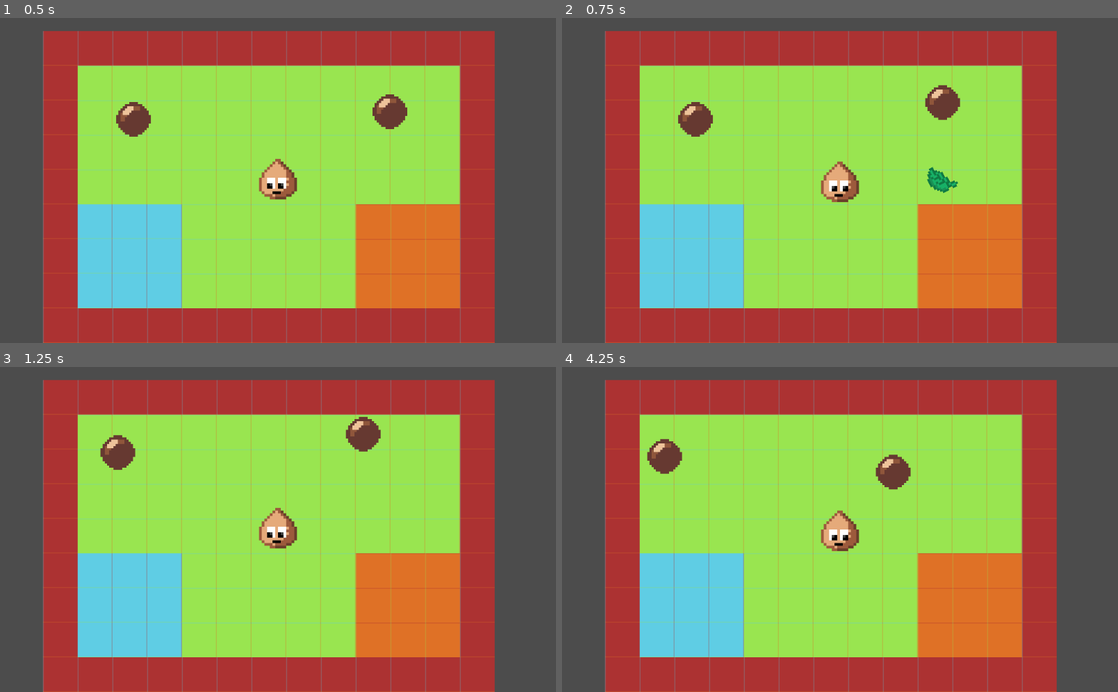
Above: before the commit, frames 1-4 (two rows, left to right).
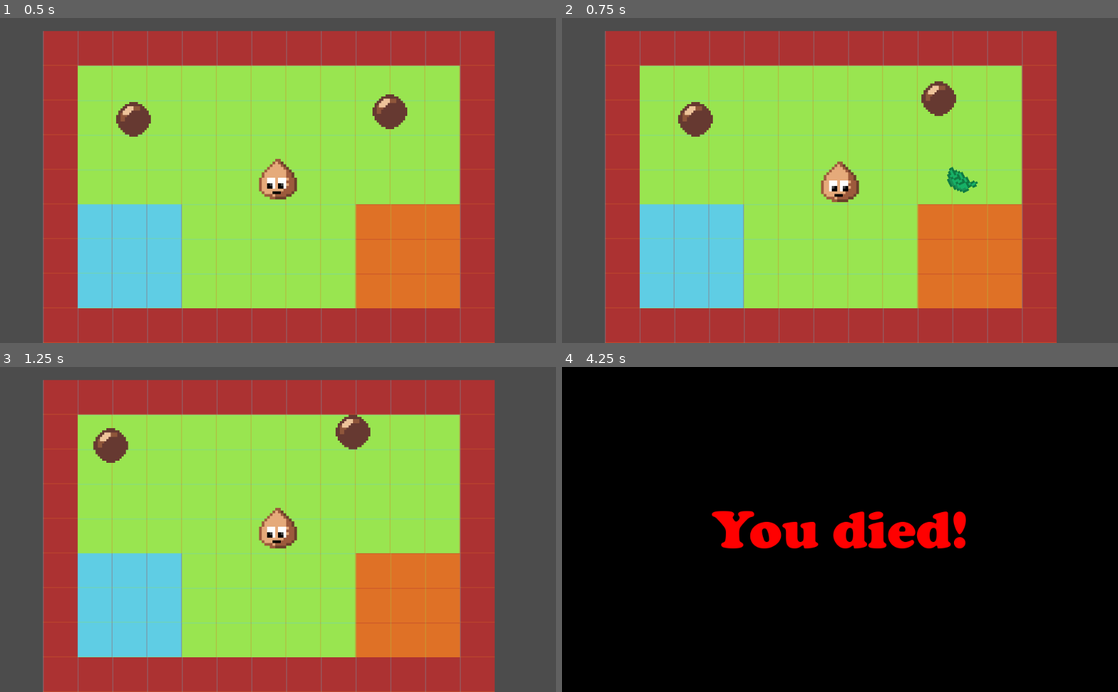
Above: after the commit, the same moments.

Repository: NicoheroesDX/growup
Game: Godot game, scene res://src/Main.tscn
The game is run twice, just before and just after one commit, with the same random seed, the same clock (stepped at 60 frames per second) and the same inputs.
Inputs:
- Up to frame 1 (0.5 s): no input
- Up to frame 2 (0.75 s): hold Right (growup_shoot_right) from 0.53 s (still down)
- Up to frame 3 (1.25 s): keep holding Right (growup_shoot_right)
- Up to frame 4 (4.25 s): release Right (growup_shoot_right) at 1.28 s; hold Down (growup_shoot_down) 1.28-2.03 s; hold Right (growup_shoot_right) 2.03-2.78 s; hold Down (growup_shoot_down) 2.78-3.53 s; hold Left (growup_shoot_left) from 3.53 s (still down)

Frame 1 is identical in both runs. In frame 2, 0.8% of the frame differs, in the area x 64-75%, y 19-54%; in frame 3, 1.0%; in frame 4, 100%, in the area x 0-100%, y 0-100%.

Commit message:
Added GameOver screen

Diff:
--- a/project.godot
+++ b/project.godot
@@ -13,9 +13,15 @@
 "class": "Actor",
 "language": "GDScript",
 "path": "res://src/actors/Actor.gd"
+}, {
+"base": "Node2D",
+"class": "GameOverScreen",
+"language": "GDScript",
+"path": "res://src/transitions/GameOver.gd"
 } ]
 _global_script_class_icons={
-"Actor": ""
+"Actor": "",
+"GameOverScreen": ""
 }
 
 [application]
--- a/src/Main.tscn
+++ b/src/Main.tscn
@@ -10,6 +10,6 @@
 
 [node name="PlayerVariables" parent="." instance=ExtResource( 3 )]
 
-[node name="Main" parent="." instance=ExtResource( 3 )]
+[node name="MainDisplay" parent="." instance=ExtResource( 3 )]
 
-[node name="LevelTemplate" parent="Main" instance=ExtResource( 2 )]
+[node name="LevelTemplate" parent="MainDisplay" instance=ExtResource( 2 )]
--- a/src/actors/Enemy.gd
+++ b/src/actors/Enemy.gd
@@ -14,7 +14,7 @@
 func attack_player(playerPos):
 	var rng = RandomNumberGenerator.new()
 	var enemyPos = self.get_position()
-	var speedRange = rng.randf()*5
+	var speedRange = rng.randf()*2
 	velocity = playerPos-enemyPos
 	velocity = move_and_slide(velocity*speedRange)
 
@@ -22,7 +22,7 @@
 	var rng = RandomNumberGenerator.new()
 	rng.randomize()
 
-	var speed = rng.randf_range(50, 200)
+	var speed = rng.randf_range(10, 80)
 	var randomMoveCounter = rng.randf_range(5, 80)
 	var randomMoveLimit = rng.randf_range(20, 100)
 
@@ -47,6 +47,7 @@
 
 func kill_player():
 	print("YOOO YOU DEAD!!!")
+	Global.changeScene("res://src/transitions/GameOver.tscn")
 
 func _on_PlayerDetector_body_entered(body):
 	if (body.get_groups().has("player_attack")):
--- a/src/actors/Player.gd
+++ b/src/actors/Player.gd
@@ -7,10 +7,10 @@
 var dashCoolDown = 25
 var dashTimer = 0
 var dashLength = 10
-var dashSpeed = 1000
+var dashSpeed = 250
 
 func _ready():
-	speed = 200
+	speed = 50
 
 func control_player():
 
--- a/src/levels/LevelTemplate.gd
+++ b/src/levels/LevelTemplate.gd
@@ -6,13 +6,13 @@
 
 func _process(delta):
 	if Input.is_action_just_pressed("growup_shoot_up"):
-		player_shoot(Vector2(0,-1000))
+		player_shoot(Vector2(0,-300))
 	if Input.is_action_just_pressed("growup_shoot_down"):
-		player_shoot(Vector2(0,1000))
+		player_shoot(Vector2(0,300))
 	if Input.is_action_just_pressed("growup_shoot_left"):
-		player_shoot(Vector2(-1000,0))
+		player_shoot(Vector2(-300,0))
 	if Input.is_action_just_pressed("growup_shoot_right"):
-		player_shoot(Vector2(1000,0))
+		player_shoot(Vector2(300,0))
 
 func player_shoot(projectileVelocity):
 	var projectile = projectilePath.instance()
--- a/src/levels/LevelTemplate.tscn
+++ b/src/levels/LevelTemplate.tscn
@@ -85,7 +85,6 @@
 3/z_index = 0
 
 [node name="LevelTemplate" type="Node2D"]
-scale = Vector2( 4, 4 )
 script = ExtResource( 4 )
 
 [node name="TileMap" type="TileMap" parent="." groups=["level"]]
@@ -106,4 +105,5 @@
 
 [node name="PlayerCamera" type="Camera2D" parent="."]
 current = true
+zoom = Vector2( 0.25, 0.25 )
 script = ExtResource( 5 )
--- a/src/singletons/Global.gd
+++ b/src/singletons/Global.gd
@@ -1,16 +1,12 @@
 extends Node
 
+onready var mainScene = get_tree().root.get_node("root").get_node("MainDisplay")
 
-# Declare member variables here. Examples:
-# var a = 2
-# var b = "text"
+func changeScene(pathToScene):
+	var removable = mainScene.get_child(0)
+	mainScene.remove_child(removable)
 
+	var scene_to_instantiate = load(pathToScene)
+	var instantiated_scene = scene_to_instantiate.instance()
 
-# Called when the node enters the scene tree for the first time.
-func _ready():
-	pass # Replace with function body.
-
-
-# Called every frame. 'delta' is the elapsed time since the previous frame.
-#func _process(delta):
-#	pass
+	mainScene.add_child(instantiated_scene)
--- /dev/null
+++ b/src/transitions/GameOver.gd
@@ -0,0 +1,3 @@
+extends Node2D
+
+class_name GameOverScreen
--- /dev/null
+++ b/src/transitions/GameOver.tscn
@@ -0,0 +1,43 @@
+[gd_scene load_steps=6 format=2]
+
+[ext_resource path="res://src/assets/TODO/COOPBL.TTF" type="DynamicFontData" id=1]
+[ext_resource path="res://src/transitions/GameOver.gd" type="Script" id=2]
+
+[sub_resource type="Gradient" id=1]
+offsets = PoolRealArray( 0 )
+colors = PoolColorArray( 0, 0, 0, 1 )
+
+[sub_resource type="GradientTexture" id=2]
+gradient = SubResource( 1 )
+
+[sub_resource type="DynamicFont" id=3]
+size = 100
+font_data = ExtResource( 1 )
+
+[node name="GameOver" type="Node2D"]
+script = ExtResource( 2 )
+
+[node name="Control" type="Control" parent="."]
+margin_right = 40.0
+margin_bottom = 40.0
+
+[node name="Sprite" type="Sprite" parent="Control"]
+texture = SubResource( 2 )
+region_enabled = true
+region_rect = Rect2( 0, 0, 3000, 3000 )
+
+[node name="Camera2D" type="Camera2D" parent="."]
+current = true
+
+[node name="Label" type="Label" parent="."]
+anchor_left = 0.5
+anchor_top = 0.5
+anchor_right = 0.5
+anchor_bottom = 0.5
+margin_left = -236.0
+margin_top = -57.5
+margin_right = 236.0
+margin_bottom = 57.5
+custom_colors/font_color = Color( 1, 0, 0, 1 )
+custom_fonts/font = SubResource( 3 )
+text = "You died!"
Binary file added: src/assets/TODO/COOPBL.TTF
Not shown, added: src/assets/TODO/death.wav.import
Not shown, added: src/assets/TODO/hit.wav.import
Not shown, added: src/assets/TODO/hurt.wav.import
Not shown, added: src/assets/TODO/pickup.wav.import
Not shown, added: src/assets/TODO/shoot.wav.import
Not shown, added: src/assets/TODO/ui_click.wav.import
